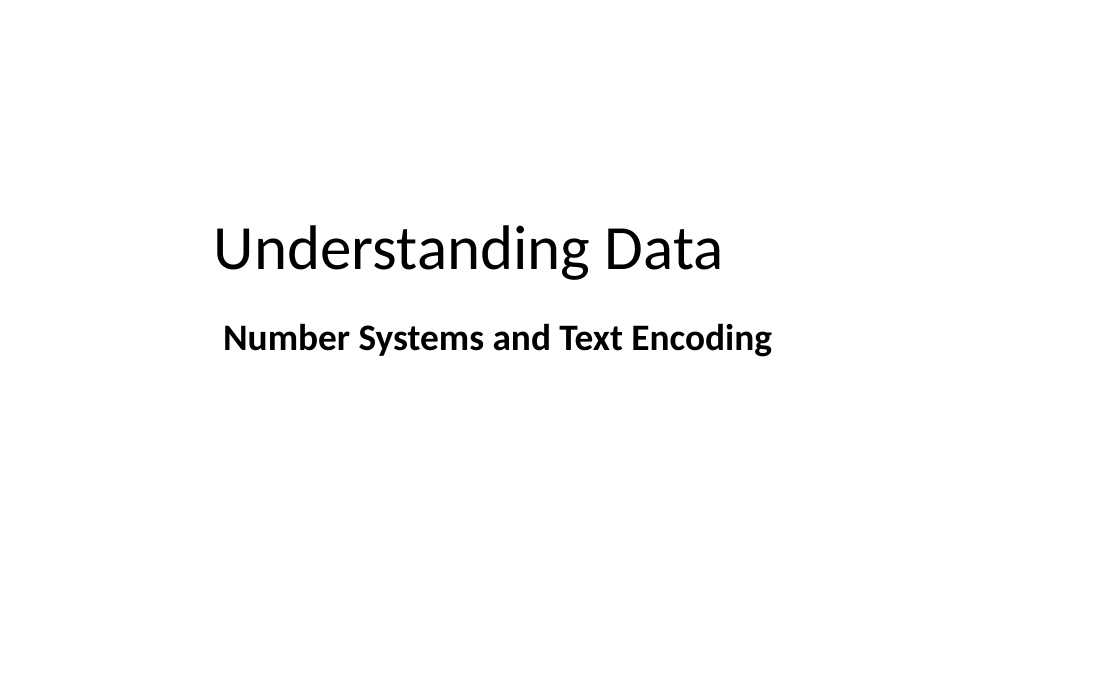
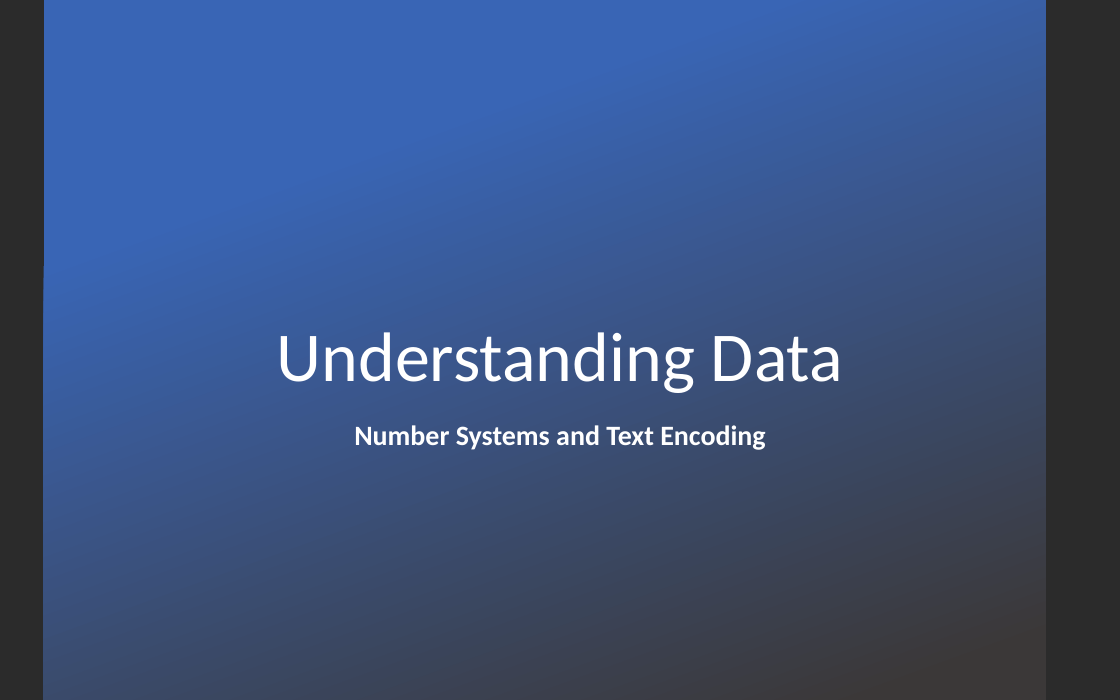
Before and after one commit to LongBaoNguyen/longbaonguyen.github.io, a slide deck: slide 1 of courses/apcsp/lect12.pptx. Drawn at 1120x700 pixels with LibreOffice and Linux fonts; fonts in the diff are those of the drawing; background and template pictures are left out; a plain dark background stands for a picture behind light text. Boxes give left, top, right and bottom in pixels: in the first picture for what was removed or moved away, otherwise in the second. Text is boxed around its words. In the diff, an @@ line names an element or a change of style, - is before the commit and + after.

```diff
--- a/courses/apcsp/lect12.pptx
+++ b/courses/apcsp/lect12.pptx
@@ background #FFFFFF to picture (left out) @@
@@ rectangle added at (44, 0, 1046, 700), fill gradient #3965B5 to #3B3838 @@
@@ title "Understanding Data": place and size @@
-title "Understanding Data" at (214, 225, 724, 280)
+title "Understanding Data" at (277, 332, 843, 393)
@@ title "Understanding Data" at (277, 332, 843, 393): size 40.5 to 45 pt, text colour #000000 to #FFFFFF; alignment left to centre @@
@@ subtitle "Number Systems and Text Encoding": place and size @@
-subtitle "Number Systems and Text Encoding" at (223, 323, 772, 357)
+subtitle "Number Systems and Text Encoding" at (354, 425, 765, 450)
@@ subtitle "Number Systems and Text Encoding" at (354, 425, 765, 450): size 24 to 18 pt, text colour #000000 to #FFFFFF; alignment left to centre @@
```
Also in this commit, not shown: 1 slide removed, 8 other files.
